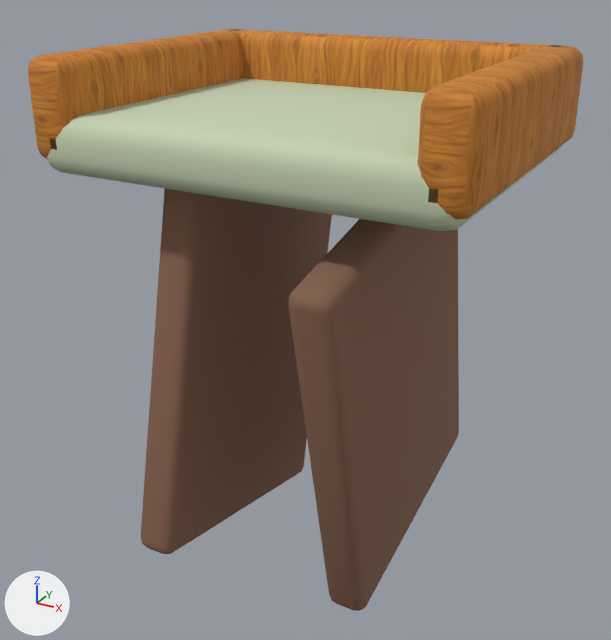
What one commit did to the glTF model public/models/furniture/tray-side-table.glb.
One viewpoint serves both versions: a camera (50 mm lens) standing at (0.492, -0.925, 0.786) and looking at (-0.012, -0.007, 0.327). Lighting does not change. The marker at lower left points along +X, +Y and +Z. The older version comes first. Vertices at exactly the same position are counted once.

Script lines for the objects in view, before the commit:
```python
me_cube_100 = bpy.data.meshes.new('Cube.100')
me_cube_100.from_pydata(...)  # 576 vertices, 1128 faces; spans x -0.269..0.269, y -0.236..0.236, z -0.595..0.1
# faces by material slot: [188, 564, 376]
me_cube_100.materials.append(mat_variant_surface)  # pale green #c5d3b3
me_cube_100.materials.append(mat_wood_honey_textured)  # picture img_handpainted_honey_oak
me_cube_100.materials.append(mat_wood_dark)  # brown #86614d
ob_tray_side_table = bpy.data.objects.new('tray-side-table', me_cube_100)
ob_tray_side_table.location = (0.0, 0.0, 0.575)
```
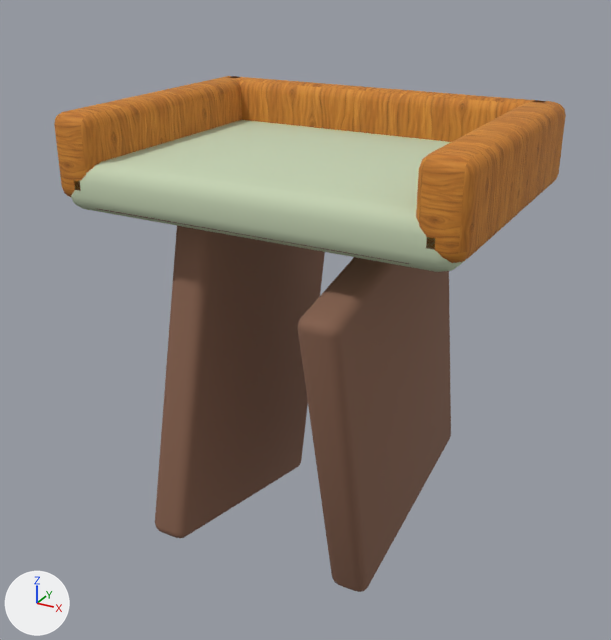
Where the change shows, as pixel boxes [x1, y1, x2, y2] in the pictures (611 x 640 px; the box of a moved part takes in the faces that stretch with it):
'tray-side-table', reshaped, moved (8% narrower, 11% shorter)
    before: [28, 29, 583, 611]
    after: [54, 76, 566, 592]
part 1 of me_cube_100, moved or reshaped
    before: [47, 78, 562, 231]
    after: [71, 120, 464, 272]
part 2 of me_cube_100, moved or reshaped
    before: [28, 29, 243, 159]
    after: [54, 76, 242, 197]
part 3 of me_cube_100, moved or reshaped
    before: [418, 45, 583, 220]
    after: [416, 100, 566, 263]
part 4 of me_cube_100, moved or reshaped
    before: [233, 29, 560, 93]
    after: [231, 76, 545, 142]
part 5 of me_cube_100, moved or reshaped
    before: [141, 189, 332, 554]
    after: [155, 226, 325, 538]
part 6 of me_cube_100, moved or reshaped
    before: [288, 219, 459, 611]
    after: [298, 257, 451, 592]
part 7 of me_cube_100, added (mostly hidden)
    after: [99, 209, 409, 264]

What changed in the scene script:
```text
Change me_cube_100:
    used by ob_tray_side_table; location = (0.0, 0.0, 0.575)
    remove me_cube_100.from_pydata(...)  # 576 vertices, 1128 faces; spans x -0.269..0.269, y -0.236..0.236, z -0.595..0.1
    add me_cube_100.from_pydata(...)  # 726 vertices, 1424 faces; spans x -0.26..0.26, y -0.21..0.21, z 0.0..0.61
    me_cube_100 part 1: the loose piece of 96 vertices spanning x -0.26..0.26, y -0.21..0.21, z -0.035..0.035 is scaled about its middle by (0.966, 0.891, 0.878), then moved by (0.0, 0.0, 0.522)
    me_cube_100 part 2: the loose piece of 96 vertices spanning x -0.269..-0.209, y -0.21..0.21, z -0.02..0.1 is scaled about its middle by (0.966, 0.891, 0.878), then moved by (0.008, 0.0, 0.517)
    me_cube_100 part 3: the loose piece of 96 vertices spanning x 0.209..0.269, y -0.21..0.21, z -0.02..0.1 is scaled about its middle by (0.966, 0.891, 0.878), then moved by (-0.008, 0.0, 0.517)
    me_cube_100 part 4: the loose piece of 96 vertices spanning x -0.26..0.26, y 0.16..0.21, z -0.02..0.1 is scaled about its middle by (0.966, 0.891, 0.878), then moved by (0.0, -0.02, 0.517)
    me_cube_100 part 5: the loose piece of 96 vertices spanning x -0.142..-0.087, y -0.236..0.236, z -0.595..-0.031 is scaled about its middle by (0.966, 0.891, 0.878), then moved by (0.004, 0.0, 0.56)
    me_cube_100 part 6: the loose piece of 96 vertices spanning x 0.087..0.142, y -0.236..0.236, z -0.595..-0.031 is scaled about its middle by (0.966, 0.891, 0.878), then moved by (-0.004, 0.0, 0.56)
    me_cube_100 part 7: a new loose piece of 150 vertices spanning x -0.245..0.246, y -0.182..0.183, z 0.498..0.502, in mat_wood_dark (brown #86614d)
Change ob_tray_side_table:
    ob_tray_side_table.location: (0.0, 0.0, 0.575) -> (0.0, 0.0, 0.0)
```
